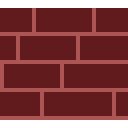
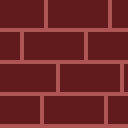
Layered file, before and after one edit (128 × 128). Changes by layer:
painted on "Layer 1" over (0, 0, 128, 128)
